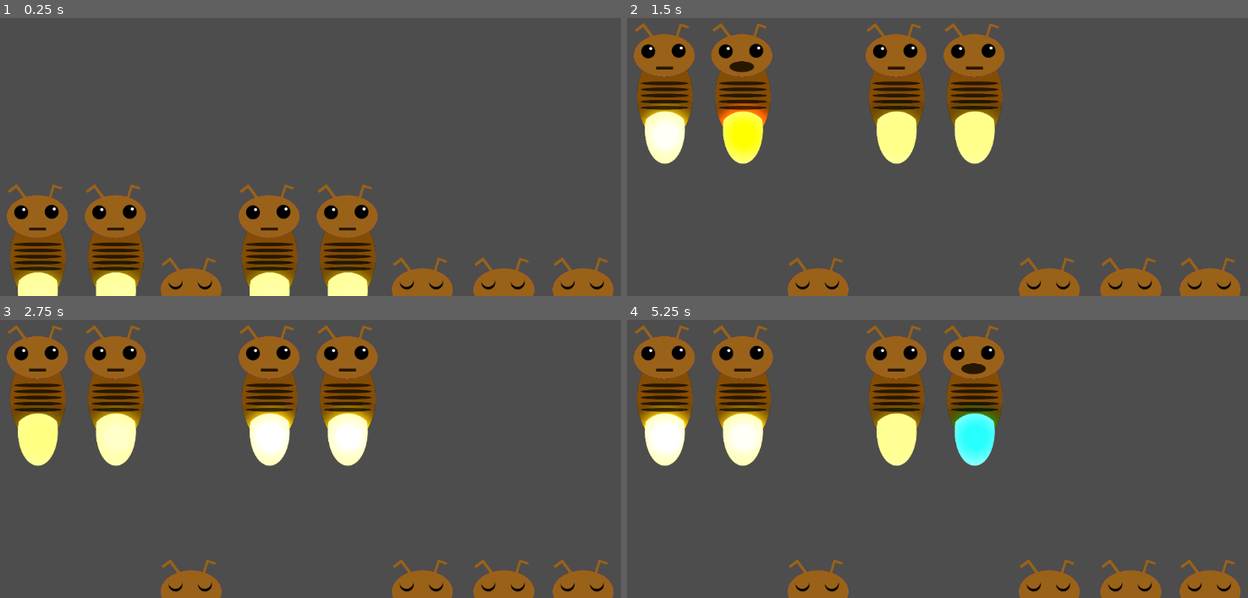
Above: before the commit, frames 1-4 (two rows, left to right).
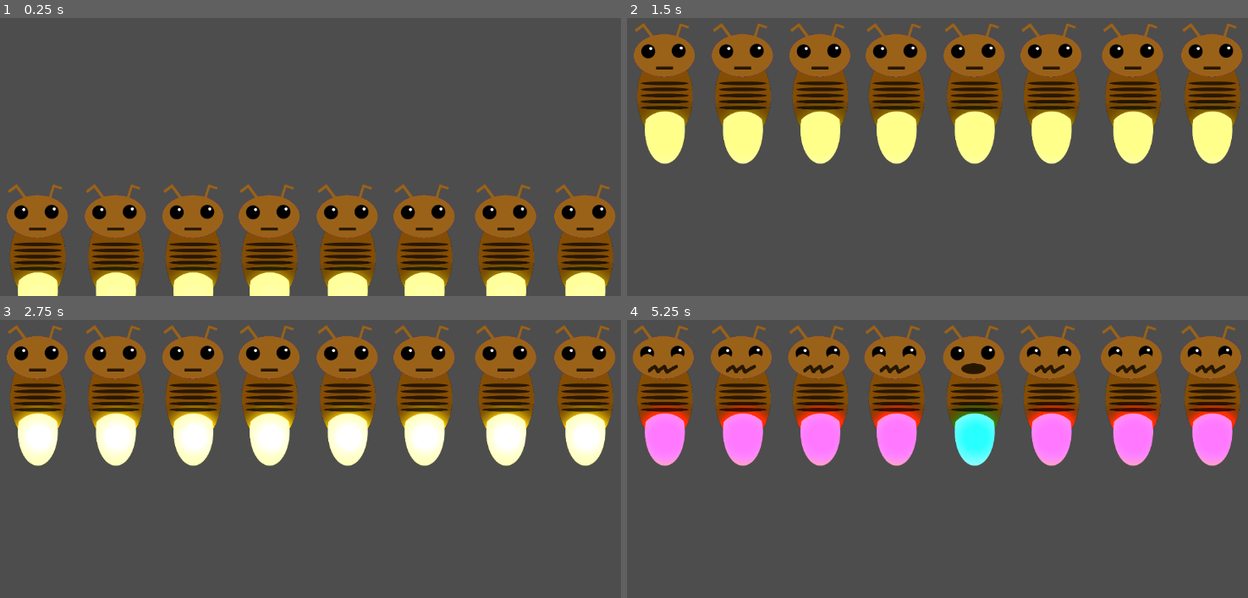
Above: after the commit, the same moments.

Repository: Kaijiro/ld56
Game: Godot game, scene res://scenes/ld_56.tscn
Same seed, same stepped clock (60 frames per second), same inputs: the game is played once before the commit and once after it. Sound files missing from this copy of the repository are replaced by a short silence.
Inputs (mouse positions are in pixels of both pictures, inside the frame that each line leads up to):
- Up to frame 1 (0.25 s): no input
- Up to frame 2 (1.5 s): move the mouse to (664, 187) at 0.52 s; click (664, 187) at 0.6 s; move the mouse to (744, 98) at 1.27 s; click (744, 98) at 1.35 s
- Up to frame 3 (2.75 s): move the mouse to (267, 400) at 2.02 s; click (267, 400) at 2.1 s
- Up to frame 4 (5.25 s): move the mouse to (974, 400) at 2.77 s; click (974, 400) at 2.85 s; move the mouse to (1142, 464) at 3.52 s; click (1142, 464) at 3.6 s; move the mouse to (738, 350) at 4.27 s; click (738, 350) at 4.35 s; move the mouse to (974, 408) at 5.02 s; click (974, 408) at 5.1 s

The runs differ from the first frame. In frame 1, 12% of the frame differs, in the area x 25-100%, y 59-100%; in frame 2, 20%; in frame 3, 20%; in frame 4, 23%, in the area x 0-99%, y 1-100%.

Commit message:
Basic Gameplay loop with everything together !

Diff:
--- a/scenes/firefly.tscn
+++ b/scenes/firefly.tscn
@@ -116,5 +116,7 @@
 position = Vector2(135, 161)
 shape = SubResource("CapsuleShape2D_mxgtp")
 
+[node name="AudioStreamPlayer" type="AudioStreamPlayer" parent="."]
+
 [connection signal="mouse_entered" from="Area2D" to="." method="_on_area_2d_mouse_entered"]
 [connection signal="mouse_exited" from="Area2D" to="." method="_on_area_2d_mouse_exited"]
--- a/scenes/ld_56.tscn
+++ b/scenes/ld_56.tscn
@@ -1,45 +1,63 @@
-[gd_scene load_steps=2 format=3 uid="uid://bo47qdmdnvd1v"]
+[gd_scene load_steps=11 format=3 uid="uid://bo47qdmdnvd1v"]
 
-[ext_resource type="PackedScene" uid="uid://ba2wt0cwplpt0" path="res://scenes/firefly.tscn" id="1_84c6k"]
+[ext_resource type="PackedScene" uid="uid://csdserjhkinsq" path="res://scenes/firefly.tscn" id="1_84c6k"]
+[ext_resource type="Script" path="res://scripts/sequencer.gd" id="1_ea7qu"]
+[ext_resource type="AudioStream" uid="uid://emtxggmvc655" path="res://assets/sounds/bah.mp3" id="3_ir64s"]
+[ext_resource type="AudioStream" uid="uid://dbvdpd6ivqyk8" path="res://assets/sounds/bleh.mp3" id="4_rlsal"]
+[ext_resource type="AudioStream" uid="uid://d3irjfh5vh7mt" path="res://assets/sounds/dong.mp3" id="5_0a1n4"]
+[ext_resource type="AudioStream" uid="uid://b4w61pis4t4ud" path="res://assets/sounds/pling.mp3" id="6_q73oy"]
+[ext_resource type="AudioStream" uid="uid://ba1nujtt42o77" path="res://assets/sounds/pop.mp3" id="7_bdygm"]
+[ext_resource type="AudioStream" uid="uid://6iwvnqpckpep" path="res://assets/sounds/poum.mp3" id="8_526nx"]
+[ext_resource type="AudioStream" uid="uid://bgpiaqeumxnsu" path="res://assets/sounds/pshou.mp3" id="9_8woft"]
+[ext_resource type="AudioStream" uid="uid://dd4opnl5e42xe" path="res://assets/sounds/wizz.mp3" id="10_1vffv"]
 
 [node name="LD56" type="Node2D"]
+script = ExtResource("1_ea7qu")
 
 [node name="Firefly" parent="." instance=ExtResource("1_84c6k")]
 position = Vector2(-31, 550)
 singing_light = Color(0.490196, 0.113725, 0, 1)
 id = 1
+note = ExtResource("3_ir64s")
 
 [node name="Firefly2" parent="." instance=ExtResource("1_84c6k")]
 position = Vector2(102, 550)
 singing_light = Color(1, 0.583333, 0, 1)
 id = 2
+note = ExtResource("4_rlsal")
 
 [node name="Firefly3" parent="." instance=ExtResource("1_84c6k")]
 position = Vector2(234, 550)
 singing_light = Color(0.966667, 1, 0, 1)
 id = 3
+note = ExtResource("5_0a1n4")
 
 [node name="Firefly4" parent="." instance=ExtResource("1_84c6k")]
 position = Vector2(364, 550)
 singing_light = Color(0, 1, 0.0666666, 1)
 id = 4
+note = ExtResource("6_q73oy")
 
 [node name="Firefly5" parent="." instance=ExtResource("1_84c6k")]
 position = Vector2(497, 550)
 singing_light = Color(0.0261, 0.574635, 0.87, 1)
 id = 5
+note = ExtResource("7_bdygm")
 
 [node name="Firefly6" parent="." instance=ExtResource("1_84c6k")]
 position = Vector2(628, 550)
 singing_light = Color(0.00937953, 0.168305, 1, 1)
 id = 6
+note = ExtResource("8_526nx")
 
 [node name="Firefly7" parent="." instance=ExtResource("1_84c6k")]
 position = Vector2(767, 550)
 singing_light = Color(0.28945, 0.145349, 0.840661, 1)
 id = 7
+note = ExtResource("9_8woft")
 
 [node name="Firefly8" parent="." instance=ExtResource("1_84c6k")]
 position = Vector2(902, 550)
 singing_light = Color(0.466226, 0.0172693, 0.503273, 1)
 id = 8
+note = ExtResource("10_1vffv")
--- a/scripts/firefly.gd
+++ b/scripts/firefly.gd
@@ -1,4 +1,5 @@
-extends Node2D
+class_name Firefly extends Node2D
+
 
 @onready var tail_light: PointLight2D = $TailLight
 @onready var head: AnimatedSprite2D = $Head
@@ -6,6 +7,7 @@
 # Customisation
 @export var singing_light: Color = Color.BLUE_VIOLET
 @export var id: int = 0
+signal FireflyPlayed(id)
 
 # Colors definition
 const idle_light: Color = Color.GREEN_YELLOW
@@ -20,8 +22,13 @@
 var isPulsing: bool = true
 @export var pulsation_rate: float = 2.0
 
+# Sound
+@export var note: AudioStreamMP3
+@onready var audio_stream_player: AudioStreamPlayer = $AudioStreamPlayer
+
 # Interactable
 var clickable: bool = false
+var is_player_turn: bool = false
 @export var delay_idle: float = 0.5
 
 # Positionning
@@ -30,15 +37,20 @@
 @export var awake_speed: int = 500
 var is_awake: bool = false
 
-
-
 # Called when the node enters the scene tree for the first time.
 func _ready() -> void:
+    self.audio_stream_player.stream = note
+    GameSignals.connect("PlayerEnteredRightSequence", self.right)
+    GameSignals.connect("PlayerEnteredWrongSequence", self.wrong)
+
+    GameSignals.PlayerTurn.connect(self._on_player_turn_start)
+    GameSignals.FirefliesTurn.connect(self._on_fireflies_turn_start)
+
     self.sleep()
+
     # DEBUG PURPOSE
-
-    if randi() % 2:
-        self.awake()
+    #if randi() % 2:
+    self.awake()
 
 # Called every frame. 'delta' is the elapsed time since the previous frame.
 func _process(delta: float) -> void:
@@ -79,7 +91,10 @@
     self.isPulsing = false
     self.tail_light.energy = max_energy
     self.tail_light.color = singing_light
-    await get_tree().create_timer(delay_idle).timeout
+
+    self.audio_stream_player.play()
+    await self.audio_stream_player.finished
+
     self.idle()
 
 func idle() -> void:
@@ -90,10 +105,12 @@
 
 # When player has clicked on a firefly
 func activate() -> void:
-    self.clickable = false
+    if not self.clickable:
+        return
+
     print("call to engine to check if "+str(self.id)+" is the right call")
-    # FOR DEBUG PURPOSE :
-    self.sing()
+    self.emit_signal("FireflyPlayed", self.id)
+    await self.sing()
 
 func wrong() -> void:
     self.head.play("oops")
@@ -111,7 +128,13 @@
     self.idle()
 
 func _on_area_2d_mouse_entered() -> void:
-    self.clickable = true && self.is_awake
+    self.clickable = self.is_awake && self.is_player_turn
 
 func _on_area_2d_mouse_exited() -> void:
-    self.clickable = false && self.is_awake
+    self.clickable = false
+
+func _on_player_turn_start() -> void:
+    self.is_player_turn = true
+
+func _on_fireflies_turn_start() -> void:
+    self.is_player_turn = false
--- a/scripts/sequencer.gd
+++ b/scripts/sequencer.gd
@@ -8,11 +8,17 @@
 # Called when the node enters the scene tree for the first time.
 func _ready() -> void:
     for node in self.get_children():
-        if node.is_class("ColorRect"): # TODO : Maybe create a "Firefly" class ?
+        print(node)
+
+        if node is Firefly:
             node.connect("FireflyPlayed", self.handle_player_play)
             fireflies.append(node)
 
     GameSignals.connect("FirefliesTurn", self.call_sequence)
+
+    # Debug purpose
+    #await self.get_tree().create_timer(5).timeout
+    GameSignals.emit_signal("FirefliesTurn")
 
 func call_sequence() -> void:
     self.sequence.append(fireflies.pick_random())
@@ -27,7 +33,7 @@
 
 func play_sequence() -> void:
     for node in self.sequence:
-        await (node as Singing).play() # FIXME : Le cast pourra être retirer avec l'ajout de la "vraie" classe Firefly
+        await node.sing()
         await get_tree().create_timer(.5).timeout
 
 func handle_player_play(id: int) -> void:
Not shown: 1 places in scenes/firefly.tscn that only renumber resources
